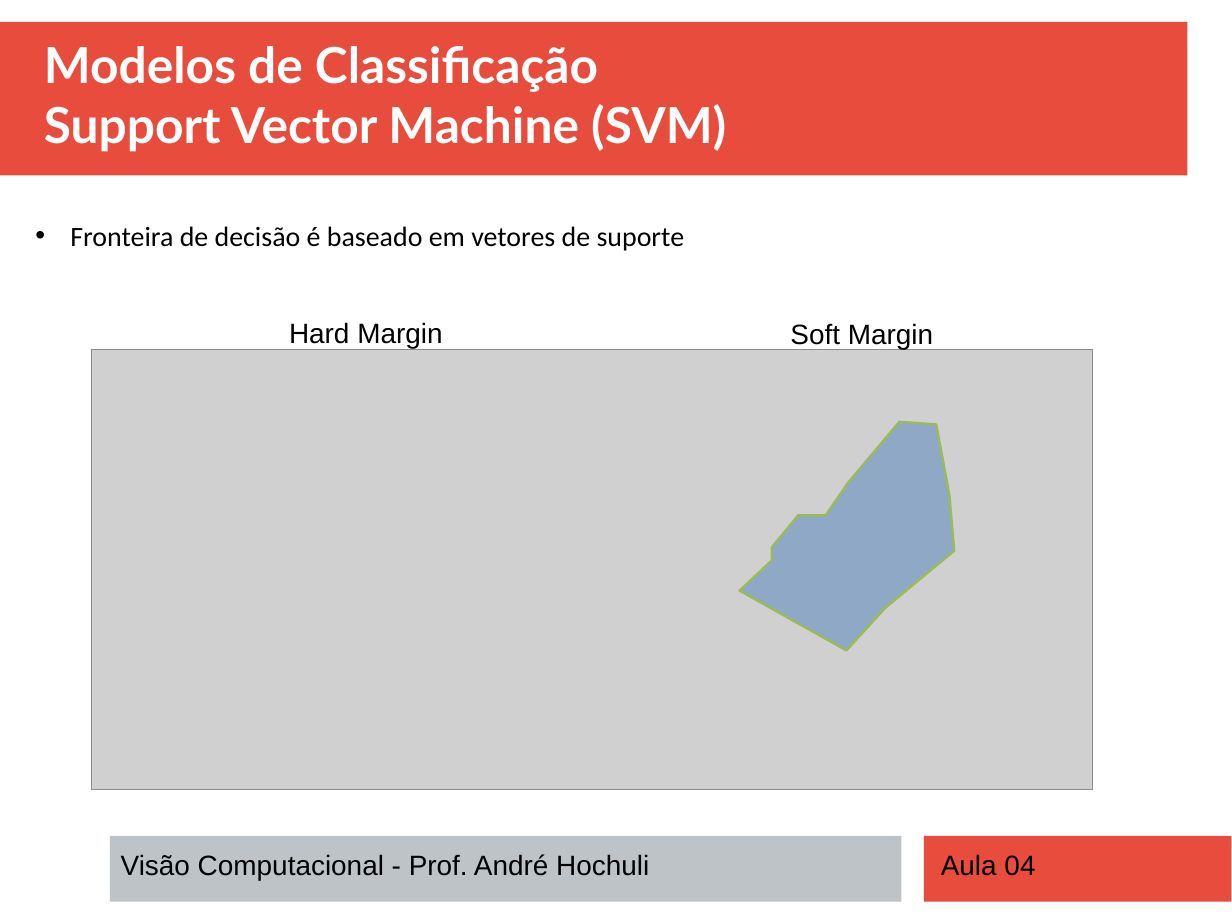
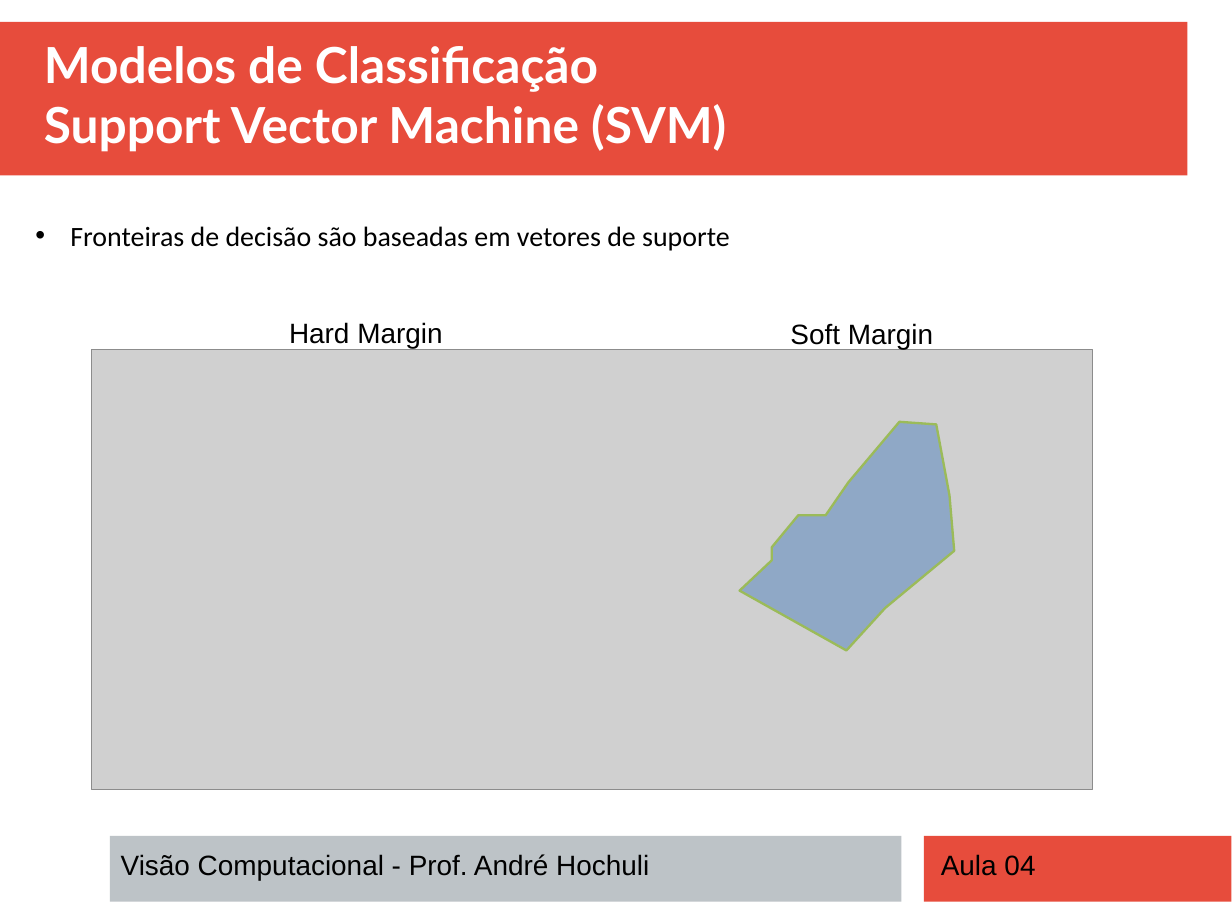
Before and after one commit to andrehochuli/teaching, a slide deck: slide 20 of Visão Computacional/Aula 04 - Classificação/Aula 04 - Classificação.pptx (slide 19 before the commit). Drawn at 1232x924 pixels with LibreOffice and Linux fonts; fonts in the diff are those of the drawing; grey boxes stand for pictures. Boxes give left, top, right and bottom in pixels: in the first picture for what was removed or moved away, otherwise in the second. Text is boxed around its words. In the diff, an @@ line names an element or a change of style, - is before the commit and + after.

```diff
--- a/Visão Computacional/Aula 04 - Classificação/Aula 04 - Classificação.pptx
+++ b/Visão Computacional/Aula 04 - Classificação/Aula 04 - Classificação.pptx
@@ text at [70,226,730,251]: text changed @@
-• Fronteira de decisão é baseado em vetores de suporte
+• Fronteiras de decisão são baseadas em vetores de suporte
```
Also in this commit, not shown: 6 other slides changed, 1 slide added, 3 other files.
